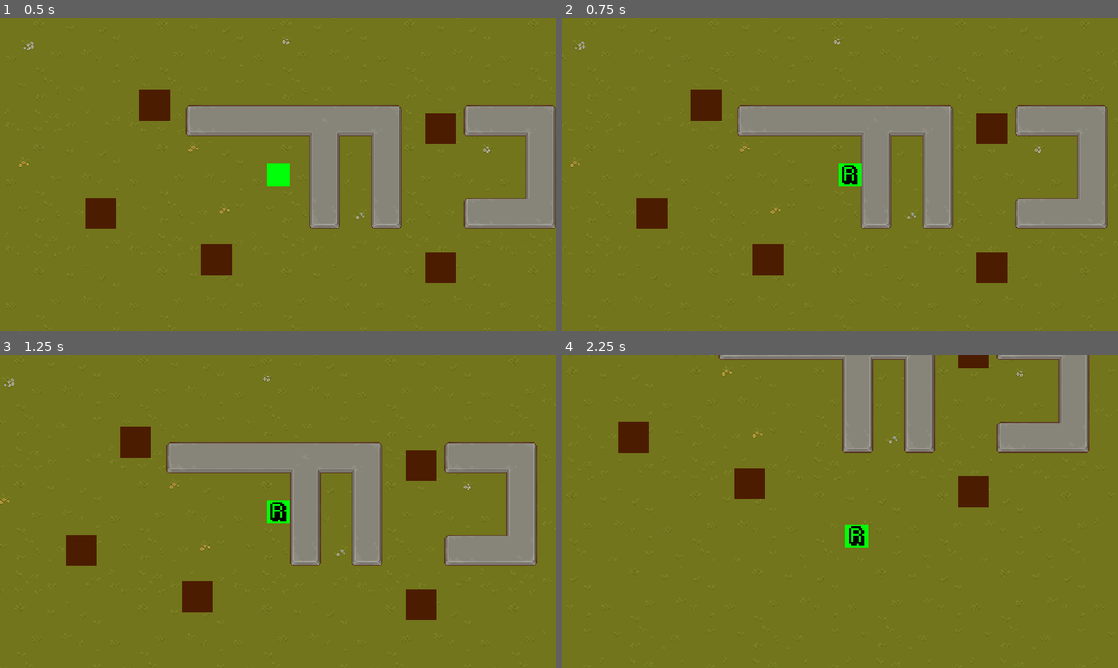
Above: before the commit, frames 1-4 (two rows, left to right).
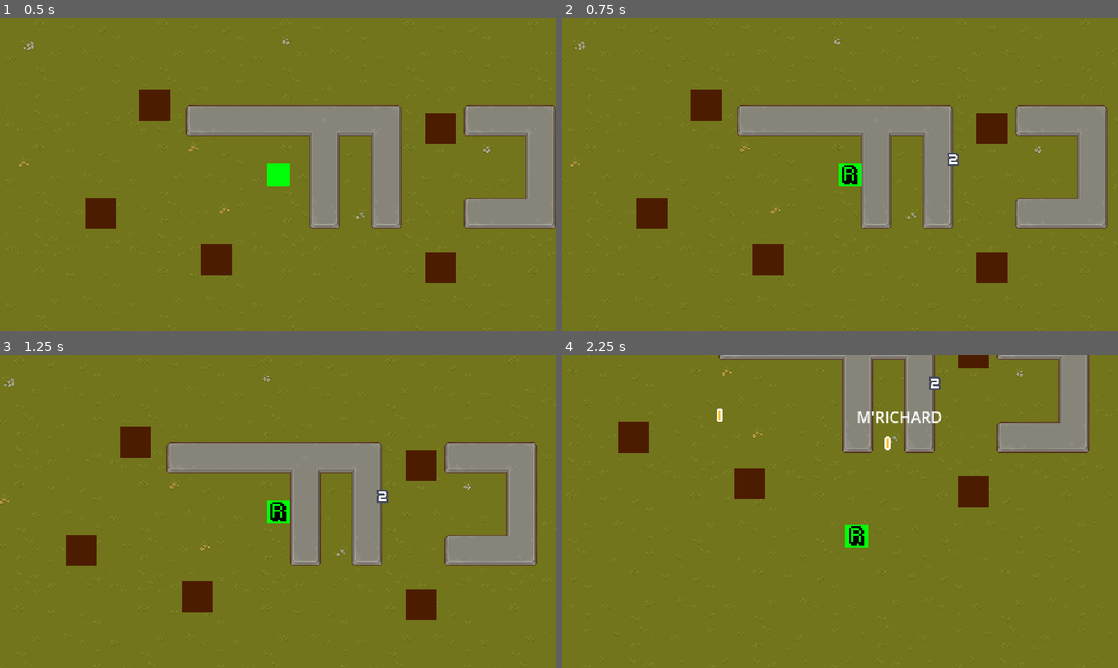
Above: after the commit, the same moments.

Repository: PotatoGolden76/rgda-game
Game: Godot game, scene res://Scenes/world.tscn
Same seed, same stepped clock (60 frames per second), same inputs: the game is played once before the commit and once after it.
Inputs (mouse positions are in pixels of both pictures, inside the frame that each line leads up to):
- Up to frame 1 (0.5 s): no input
- Up to frame 2 (0.75 s): tap Enter at 0.5 s; move the mouse to (962, 158) at 0.52 s; hold D (right) from 0.53 s (still down); click (962, 158) at 0.6 s
- Up to frame 3 (1.25 s): keep holding D (right)
- Up to frame 4 (2.25 s): move the mouse to (728, 527) at 1.27 s; release D (right) at 1.28 s; hold S (down) 1.28-2.03 s; click (728, 527) at 1.35 s; move the mouse to (895, 442) at 2.02 s; hold D (right) from 2.03 s (still down); click (895, 442) at 2.1 s

Frame 1 is identical in both runs. In frame 2, less than 0.1% of the frame differs, in the area x 69-72%, y 43-48%; in frame 3, less than 0.1%; in frame 4, 0.5%, in the area x 27-69%, y 6-31%.

Commit message:
Inventory <<Works>>

Diff:
--- /dev/null
+++ b/Items/DroppedItem.gd
@@ -0,0 +1,32 @@
+extends Area2D
+
+@export var resource : Resource
+
+func _ready():
+	pass # Replace with function body.
+
+func init(name):
+	resource = ItemRegistry.get_item(name)
+	$Sprite.texture = resource.texture
+	$Label.text = resource.name
+	$Label.hide()
+	#REMOVE THIS
+	position = get_global_mouse_position()
+
+# Called every frame. 'delta' is the elapsed time since the previous frame.
+func _process(delta):
+	pass
+
+
+func _on_mouse_entered():
+	print("Hovering " + resource.name)
+	$Label.show()
+
+
+func _on_mouse_exited():
+	$Label.hide()
+
+func _on_body_shape_entered(body_rid, body, body_shape_index, local_shape_index):
+	if body.name == "Player":
+		Inventory.add_item(resource.name)
+		queue_free()
--- /dev/null
+++ b/Items/DroppedItem.tscn
@@ -0,0 +1,28 @@
+[gd_scene load_steps=3 format=3 uid="uid://bwqd2jw5vhulc"]
+
+[ext_resource type="Script" path="res://Items/DroppedItem.gd" id="1_bv060"]
+
+[sub_resource type="RectangleShape2D" id="RectangleShape2D_uqn5k"]
+size = Vector2(16, 16)
+
+[node name="DroppedItem" type="Area2D"]
+script = ExtResource("1_bv060")
+
+[node name="Collider" type="CollisionShape2D" parent="."]
+shape = SubResource("RectangleShape2D_uqn5k")
+
+[node name="Sprite" type="Sprite2D" parent="."]
+
+[node name="Label" type="Label" parent="."]
+offset_left = -32.0
+offset_top = -40.0
+offset_right = 36.0
+offset_bottom = -14.0
+text = "[ERROR]"
+horizontal_alignment = 1
+vertical_alignment = 1
+uppercase = true
+
+[connection signal="body_shape_entered" from="." to="." method="_on_body_shape_entered"]
+[connection signal="mouse_entered" from="." to="." method="_on_mouse_entered"]
+[connection signal="mouse_exited" from="." to="." method="_on_mouse_exited"]
--- /dev/null
+++ b/Items/Item.gd
@@ -0,0 +1,5 @@
+extends Resource
+class_name Item
+
+@export var name : String = ""
+@export var texture : Texture
--- /dev/null
+++ b/Items/ItemRegistry.gd
@@ -0,0 +1,21 @@
+extends Node
+
+@export var items = {}
+
+var path = "res://Items/Resources/"
+
+func _ready():
+	var dir = DirAccess.open(path)
+	if dir:
+		dir.list_dir_begin()
+		var file_name = dir.get_next()
+		while file_name != "":
+			print("Found Item: " + file_name)
+			var item : Item = load(path + "/" + file_name)
+			items[item.name] = item
+			file_name = dir.get_next()
+	else:
+		print("Unable to access items folder")
+
+func get_item(name):
+	return items[name]
--- /dev/null
+++ b/Items/Resources/TestItem.tres
@@ -0,0 +1,9 @@
+[gd_resource type="Resource" script_class="Item" load_steps=3 format=3 uid="uid://dvftcwox6iu6y"]
+
+[ext_resource type="Script" path="res://Items/Item.gd" id="1_cl2ex"]
+[ext_resource type="Texture2D" uid="uid://ckrs7n53s3xkt" path="res://Items/Placeholders/tile_0021.png" id="2_kian0"]
+
+[resource]
+script = ExtResource("1_cl2ex")
+name = "M'Dick"
+texture = ExtResource("2_kian0")
--- /dev/null
+++ b/Items/Resources/TestItem_2.tres
@@ -0,0 +1,9 @@
+[gd_resource type="Resource" script_class="Item" load_steps=3 format=3 uid="uid://dwbrtfwcdnjwm"]
+
+[ext_resource type="Script" path="res://Items/Item.gd" id="1_n8hnb"]
+[ext_resource type="Texture2D" uid="uid://bmovvuk1wvkke" path="res://Items/Placeholders/tile_0002.png" id="2_io8ig"]
+
+[resource]
+script = ExtResource("1_n8hnb")
+name = "M'Richard"
+texture = ExtResource("2_io8ig")
--- /dev/null
+++ b/Player/Inventory/Inventory.gd
@@ -0,0 +1,22 @@
+extends Node
+
+@export var data = {}
+
+func _ready():
+	# TODO: Serialisation, saving, etc.
+	pass
+
+func has_item(id):
+	return data.has(id)
+
+func add_item(id):
+	if has_item(id):
+		data[id]+=1
+	else:
+		data[id]=1
+
+func remove_item(id):
+	pass
+
+func _to_string():
+	return data._to_string()
--- /dev/null
+++ b/Scenes/Drops_TEST.gd
@@ -0,0 +1,17 @@
+extends Node2D
+# DELETE THIS SOMETIME, THIS IS TESTING ONLY
+
+@export var s1 : PackedScene = preload("res://Items/DroppedItem.tscn")
+@export var item : Array
+# Called when the node enters the scene tree for the first time.
+func _ready():
+	item = ItemRegistry.items.keys()
+	pass # Replace with function body.
+
+
+# Called every physics frame. 'delta' is the elapsed time since the previous frame.
+func _process(delta):
+	if Input.is_action_just_pressed("mouse_click"):
+		var obj = s1.instantiate()
+		add_child(obj)
+		obj.init(item.pick_random())
--- a/Scenes/world.tscn
+++ b/Scenes/world.tscn
@@ -1,9 +1,10 @@
-[gd_scene load_steps=17 format=3 uid="uid://dr87sygi4uff2"]
+[gd_scene load_steps=18 format=3 uid="uid://dr87sygi4uff2"]
 
 [ext_resource type="Texture2D" uid="uid://cbn7k1is0u27l" path="res://Environment/_tempTileset/TX Tileset Grass.png" id="1_bj1nm"]
 [ext_resource type="PackedScene" uid="uid://c4w7dteo26vpo" path="res://Scenes/player.tscn" id="1_cexyo"]
 [ext_resource type="PackedScene" uid="uid://cde1h37a8ikyw" path="res://Scenes/Wall.tscn" id="2_dvyuv"]
 [ext_resource type="Texture2D" uid="uid://6nkecr1gsq70" path="res://Environment/_tempTileset/TX Tileset Stone Ground.png" id="2_svdgq"]
+[ext_resource type="Script" path="res://Scenes/Drops_TEST.gd" id="5_n6tgx"]
 
 [sub_resource type="TileMapPattern" id="TileMapPattern_bsodx"]
 tile_data = PackedInt32Array(0, 524288, 0, 65536, 524288, 1, 1, 589824, 0, 65537, 589824, 1)
@@ -743,6 +744,9 @@
 [node name="Wall5" parent="YSort" instance=ExtResource("2_dvyuv")]
 position = Vector2(456, 264)
 
+[node name="Drops_TEST" type="Node2D" parent="YSort"]
+script = ExtResource("5_n6tgx")
+
 [node name="Bounds" type="StaticBody2D" parent="."]
 
 [node name="CollisionShape2D" type="CollisionShape2D" parent="Bounds"]
--- a/project.godot
+++ b/project.godot
@@ -14,6 +14,11 @@
 run/main_scene="res://Scenes/world.tscn"
 config/features=PackedStringArray("4.0", "Forward Plus")
 config/icon="res://icon.svg"
+
+[autoload]
+
+ItemRegistry="*res://Items/ItemRegistry.gd"
+Inventory="*res://Player/Inventory/Inventory.gd"
 
 [display]
 
@@ -51,6 +56,11 @@
 "events": [Object(InputEventKey,"resource_local_to_scene":false,"resource_name":"","device":-1,"window_id":0,"alt_pressed":false,"shift_pressed":false,"ctrl_pressed":false,"meta_pressed":false,"pressed":false,"keycode":0,"physical_keycode":83,"key_label":0,"unicode":115,"echo":false,"script":null)
 ]
 }
+mouse_click={
+"deadzone": 0.5,
+"events": [Object(InputEventMouseButton,"resource_local_to_scene":false,"resource_name":"","device":-1,"window_id":0,"alt_pressed":false,"shift_pressed":false,"ctrl_pressed":false,"meta_pressed":false,"button_mask":0,"position":Vector2(0, 0),"global_position":Vector2(0, 0),"factor":1.0,"button_index":1,"pressed":false,"double_click":false,"script":null)
+]
+}
 
 [rendering]
 
Binary file added: Items/Placeholders/tile_0000.png
Not shown, added: Items/Placeholders/tile_0000.png.import
Binary file added: Items/Placeholders/tile_0001.png
Not shown, added: Items/Placeholders/tile_0001.png.import
Binary file added: Items/Placeholders/tile_0002.png
Not shown, added: Items/Placeholders/tile_0002.png.import
Binary file added: Items/Placeholders/tile_0003.png
Not shown, added: Items/Placeholders/tile_0003.png.import
Binary file added: Items/Placeholders/tile_0004.png
Not shown, added: Items/Placeholders/tile_0004.png.import
Binary file added: Items/Placeholders/tile_0005.png
Not shown, added: Items/Placeholders/tile_0005.png.import
(and 228 more such lines)
